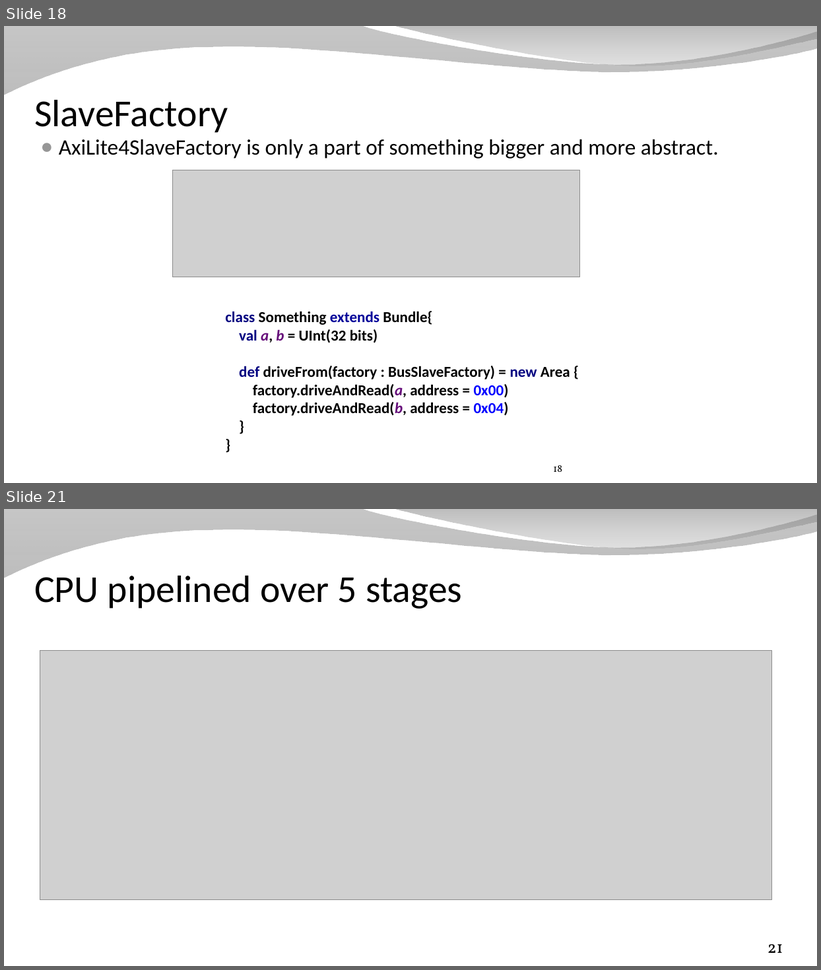
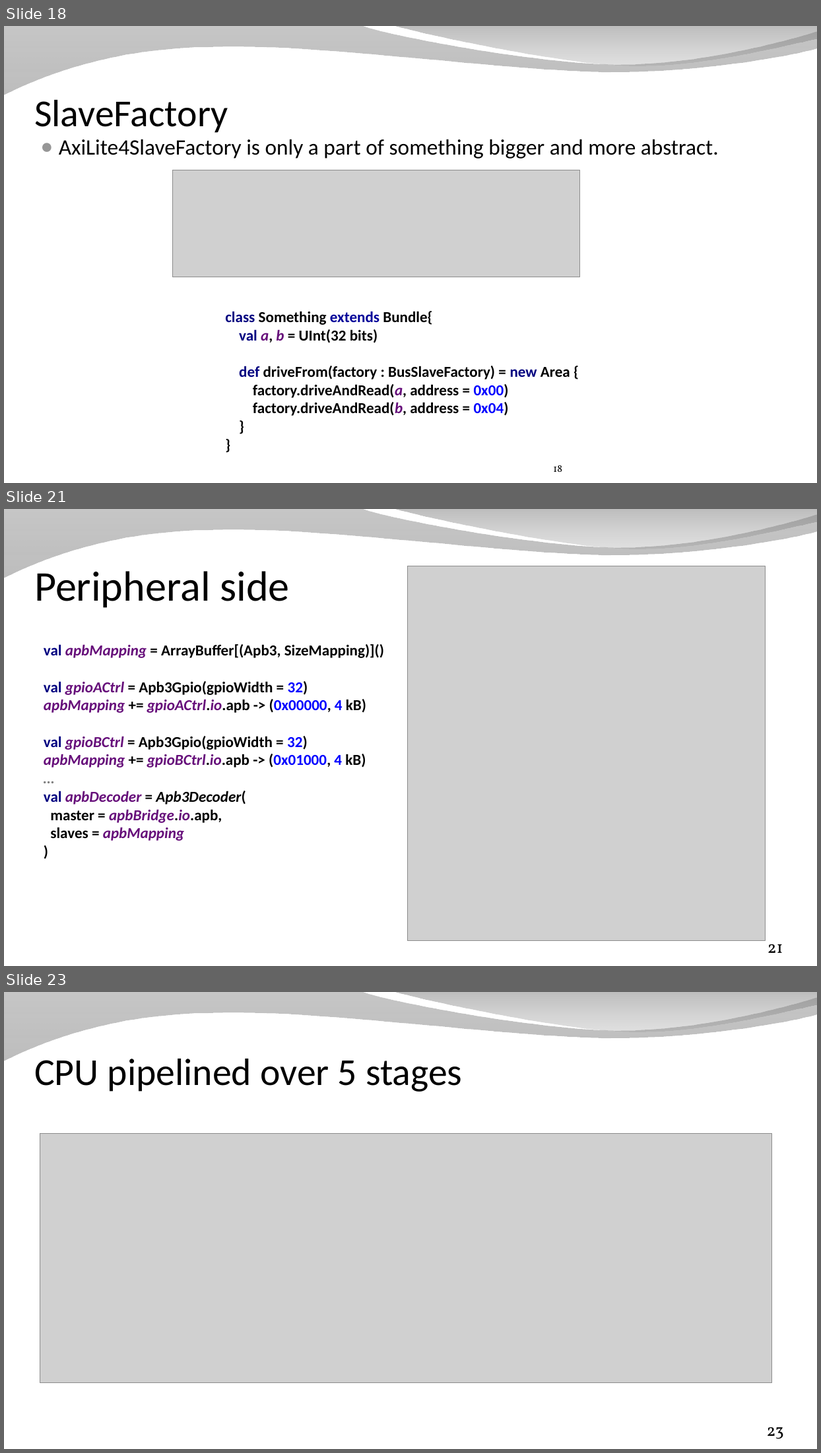
Before and after one commit to SpinalHDL/SpinalDoc, a slide deck: presentation/en/workshop/taste.odp. Shown one above the other, each under a label of ours: slides 18 and 21 before the commit, slides 18, 21 and 23 after it; the slides between them are not shown. The pictures are 821x970 and 821x1453 pixels, drawn with LibreOffice and Linux fonts; fonts in the diff are those of the drawing; grey boxes stand for pictures; background and template pictures are left out. Boxes give left, top, right and bottom in pixels: in the first picture for what was removed or moved away, otherwise in the second. Text is boxed around its words. In the diff, an @@ line names an element or a change of style, - is before the commit and + after.

```diff
--- a/presentation/en/workshop/taste.odp
+++ b/presentation/en/workshop/taste.odp
@@ slide 21 added at box(4, 509, 817, 966), background picture (left out); not listed: 2 template elements that a slide beside it also shows @@
@@ picture added at box(407, 566, 765, 941) @@
@@ title added at box(34, 571, 289, 608), 50 pt, text #000000 @@
+Peripheral side
@@ text added at box(44, 644, 384, 841), 18 pt, text #000000, bold @@
+val apbMapping = ArrayBuffer[(Apb3, SizeMapping)]()
+val gpioACtrl = Apb3Gpio(gpioWidth = 32)
+apbMapping += gpioACtrl.io.apb -> (0x00000, 4 kB)
+val gpioBCtrl = Apb3Gpio(gpioWidth = 32)
+apbMapping += gpioBCtrl.io.apb -> (0x01000, 4 kB)
+…
+val apbDecoder = Apb3Decoder(
+master = apbBridge.io.apb,
+slaves = apbMapping
+)
@@ page number added at box(768, 945, 783, 953), 20 pt, text #000000 @@
+21
@@ what was slide 21 is now slide 23 @@
@@ page number at box(767, 1428, 784, 1439): text changed @@
-21
+23
```
Also in this commit, not shown: 4 slides changed, 2 other slides added, 1 slide removed, 2 other files.
